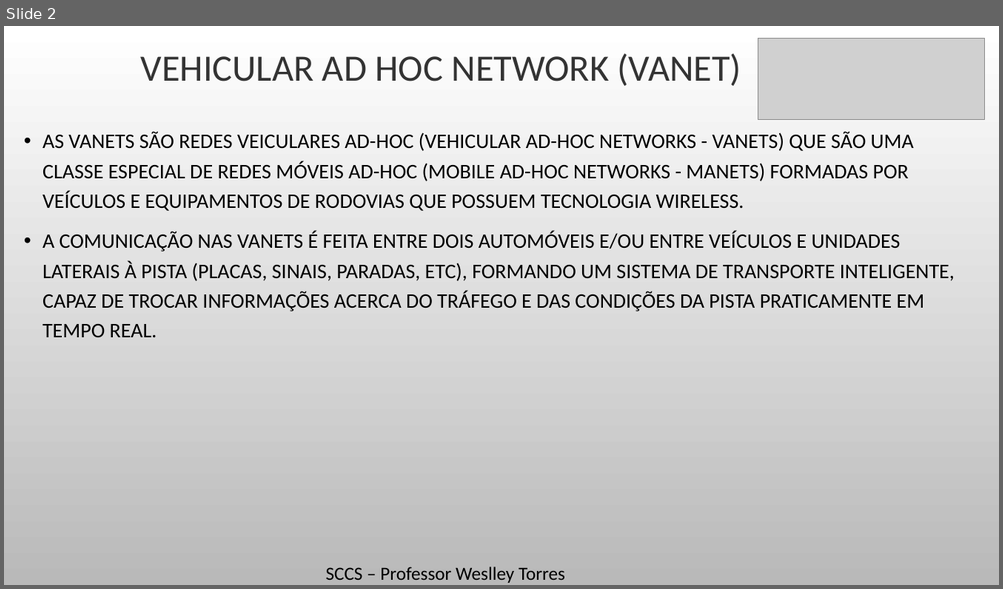
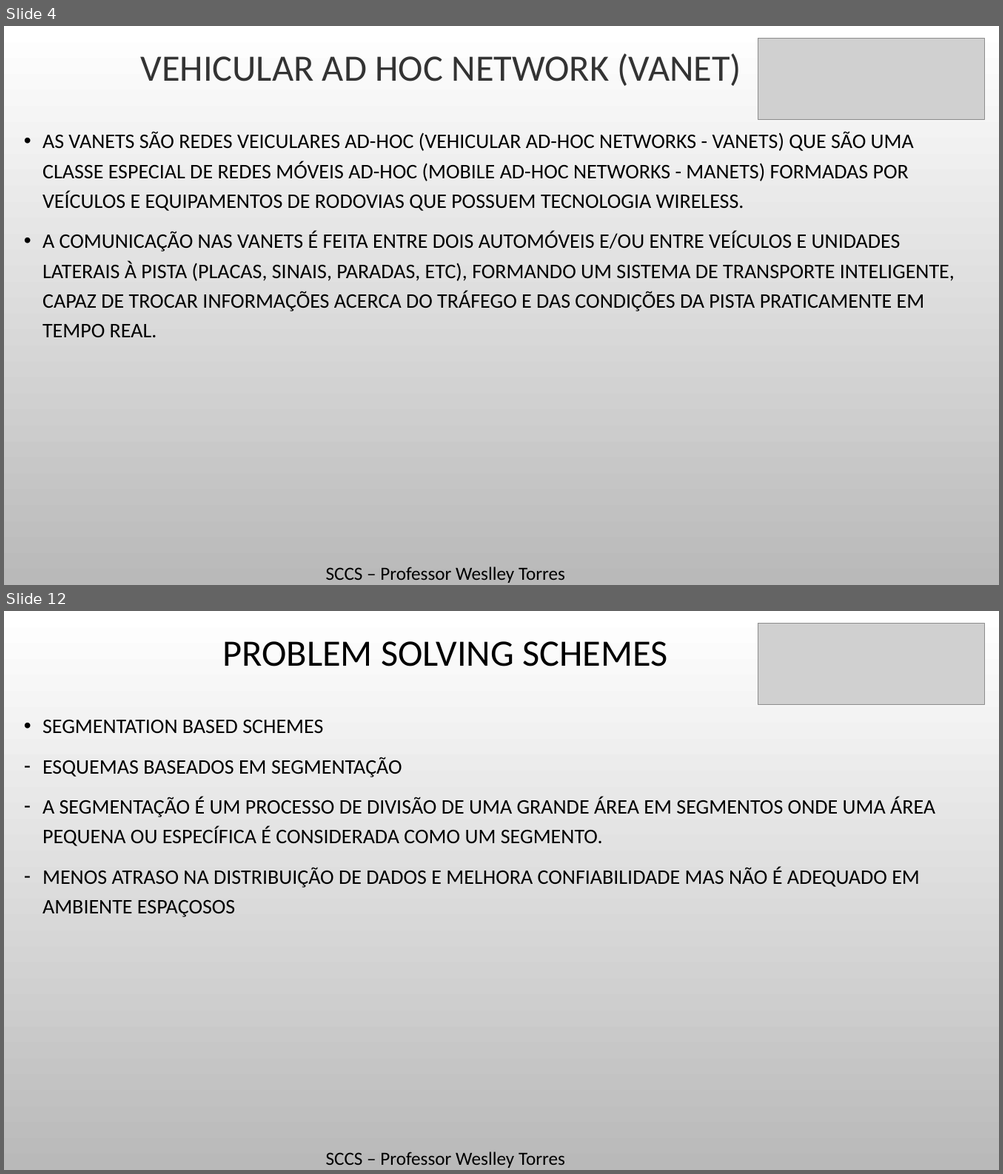
Before and after one commit to Massatoshi/SCCS-Trabalho, a slide deck: PPTS/VANET-Explicações.pptx. Shown one above the other, each under a label of ours: slide 2 before the commit, slides 4 and 12 after it; the slides between them are not shown. The pictures are 1003x589 and 1003x1174 pixels, drawn with LibreOffice and Linux fonts; fonts in the diff are those of the drawing; grey boxes stand for pictures; background and template pictures are left out. Boxes give left, top, right and bottom in pixels: in the first picture for what was removed or moved away, otherwise in the second. Text is boxed around its words. In the diff, an @@ line names an element or a change of style, - is before the commit and + after.

```diff
--- a/PPTS/VANET-Explicações.pptx
+++ b/PPTS/VANET-Explicações.pptx
@@ slide 12 added at [4,611,999,1170], background picture (left out) @@
@@ picture added at [758,623,984,704] @@
@@ title added at [223,641,667,667], 36 pt, text #000000 @@
+PROBLEM SOLVING SCHEMES
@@ text added at [42,720,935,917], 20 pt, text #000000 @@
+• SEGMENTATION BASED SCHEMES
+– ESQUEMAS BASEADOS EM SEGMENTAÇÃO
+– A SEGMENTAÇÃO É UM PROCESSO DE DIVISÃO DE UMA GRANDE ÁREA EM SEGMENTOS ONDE UMA ÁREA PEQUENA OU ESPECÍFICA É CONSIDERADA COMO UM SEGMENTO.
+– MENOS ATRASO NA DISTRIBUIÇÃO DE DADOS E MELHORA CONFIABILIDADE MAS NÃO É ADEQUADO EM AMBIENTE ESPAÇOSOS
@@ text added at [326,1152,565,1168], 18 pt, text #000000 @@
+SCCS – Professor Weslley Torres
@@ what was slide 2 is now slide 4 @@
```
Also in this commit, not shown: 5 slides changed, 4 other slides added, 1 other file.
